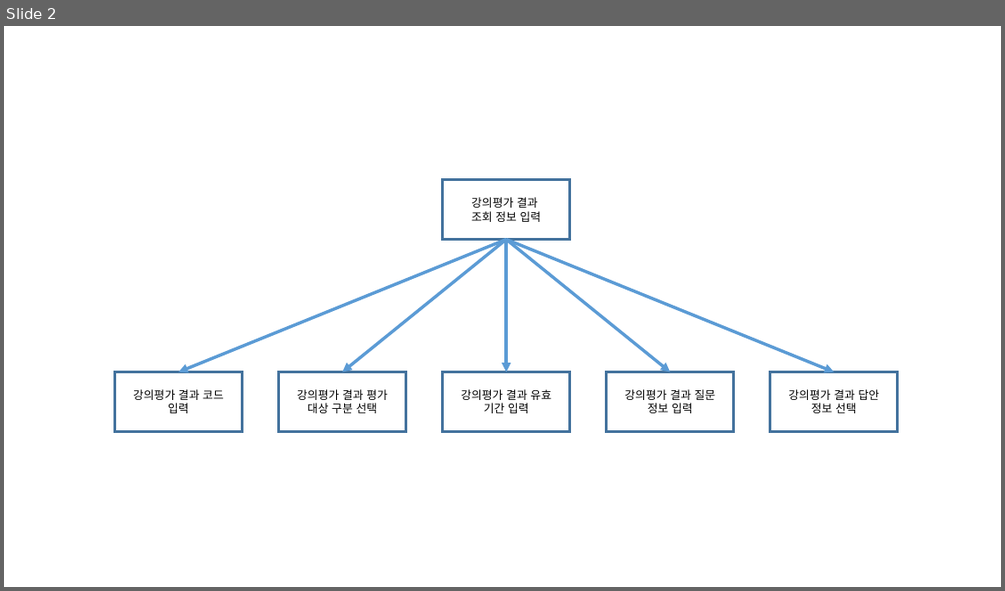
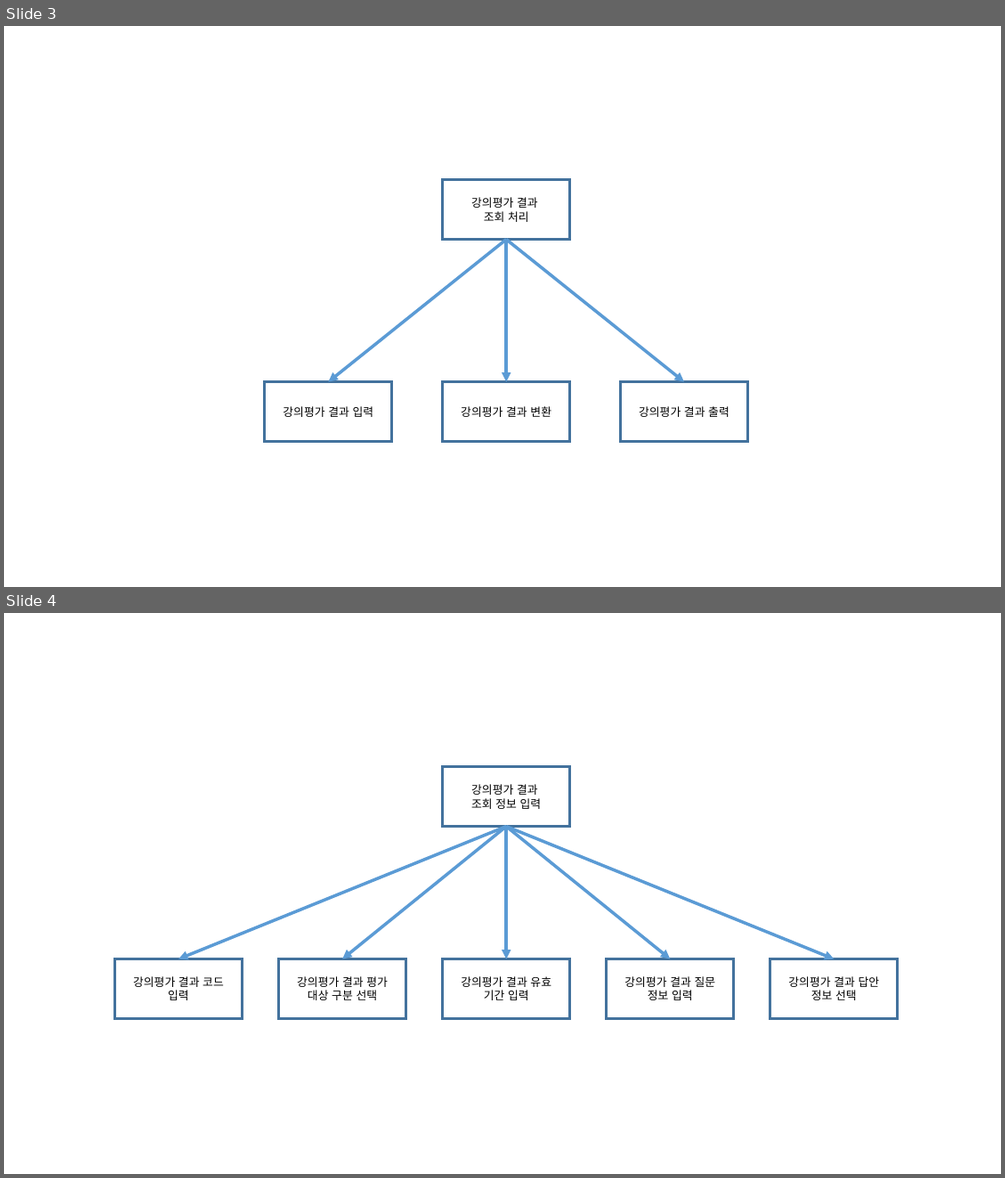
Before and after one commit to se04/se04, a slide deck: SDD 관련 자료/작업 결과물/처리 모형도/이전파일/강의평과 결과 조회.pptx. Shown one above the other, each under a label of ours: slide 2 before the commit, slides 3 and 4 after it. The pictures are 1005x591 and 1005x1178 pixels, drawn with LibreOffice and Linux fonts; fonts in the diff are those of the drawing. Boxes give left, top, right and bottom in pixels: in the first picture for what was removed or moved away, otherwise in the second. Text is boxed around its words. In the diff, an @@ line names an element or a change of style, - is before the commit and + after.

```diff
--- a/SDD 관련 자료/작업 결과물/처리 모형도/이전파일/강의평과 결과 조회.pptx
+++ b/SDD 관련 자료/작업 결과물/처리 모형도/이전파일/강의평과 결과 조회.pptx
@@ slide 3 added at [4,26,1001,587], background #FFFFFF @@
@@ group added at [265,180,747,441]: 4 rectangles, 3 arrows @@
+강의평가 결과 변환
+강의평가 결과
+조회 처리
+강의평가 결과 입력
+강의평가 결과 출력
@@ what was slide 2 is now slide 4 @@
```
Also in this commit, not shown: 2 slides changed, 2 other slides added, 3 other files.
